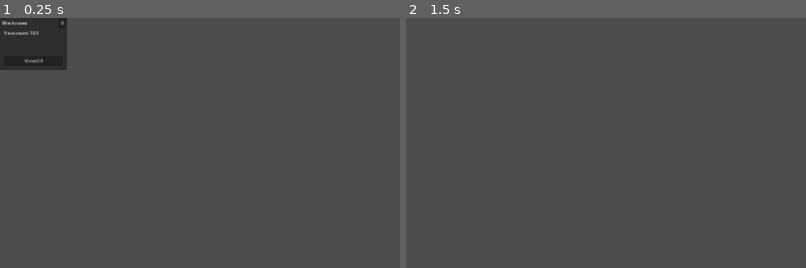
Above: before the commit, frames 1-2 (left to right).
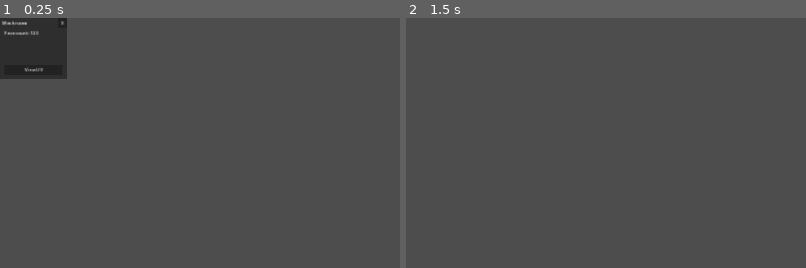
Above: after the commit, the same moments.

Repository: AllenDang/model_explorer_godot4
Game: Godot game, scene res://scene/MeshInfo.tscn
Two runs of this game, one before a commit and one after it. Both use one fixed random seed, a clock stepped at 60 frames per second and the inputs below. This scene is started directly instead of the project's main scene.
Inputs (mouse positions are % of the whole screen's width and height, from its top left):
- Up to frame 1 (0.25 s): no input
- Up to frame 2 (1.5 s): click "X" at 0.5 s; tap Enter at 1.25 s; move the mouse to (72, 45) at 1.27 s; hold Escape (close_popup) from 1.28 s (still down); tap E (explode_meshes) at 1.35 s; click (72, 45) at 1.42 s
The pictures show only the part of the screen within x 0-50%, y 0-50%; the shares and areas given below are measured in that part.

The runs differ from the first frame. In frame 1, 0.6% of the frame differs, in the area x 0-17%, y 16-25%; in frame 2, nothing differs.
Error in both runs: Invalid access to property or key 'name' on a base object of type 'Nil'. (res://scene/MeshInfo.gd:21)

Commit message:
Show position in mesh info window

Diff:
--- a/scene/MeshInfo.gd
+++ b/scene/MeshInfo.gd
@@ -1,9 +1,9 @@
 extends PanelContainer
 
-@onready var InfoTree:Tree = $VBoxContainer/Tree
 @onready var CloseButton:Button = $VBoxContainer/HBoxContainer/Button
 @onready var TitleLabel:Label = $VBoxContainer/HBoxContainer/MarginContainer/Label
 @onready var LbFaceCount:Label = $VBoxContainer/MarginContainer/VBoxContainer/LbFaceCount
+@onready var LbPos:Label = $VBoxContainer/MarginContainer/VBoxContainer/LbPos
 @onready var LbSize:Label = $VBoxContainer/MarginContainer/VBoxContainer/LbSize
 @onready var LbBBox:Label = $VBoxContainer/MarginContainer/VBoxContainer/LbBBox
 @onready var BtnViewUV:Button = $VBoxContainer/MarginContainer/VBoxContainer/BtnViewUV
@@ -25,6 +25,8 @@
 	TitleLabel.text = shortName
 	LbFaceCount.text = "Face count: %d" % MeshExt.face_count(_mesh.mesh)
 
+	LbPos.text = "Pos: %s" % _mesh.position
+
 	var aabbSize = _mesh.mesh.get_aabb().size
 	LbBBox.text = "BBox: [%.2f %.2f %.2f]" % [aabbSize.x, aabbSize.y, aabbSize.z]
 	LbSize.text = "Size: %.2f" % aabbSize.length()
--- a/scene/MeshInfo.tscn
+++ b/scene/MeshInfo.tscn
@@ -9,7 +9,7 @@
 
 [node name="VBoxContainer" type="VBoxContainer" parent="."]
 offset_right = 241.0
-offset_bottom = 167.0
+offset_bottom = 194.0
 
 [node name="HBoxContainer" type="HBoxContainer" parent="VBoxContainer"]
 offset_right = 241.0
@@ -38,7 +38,7 @@
 [node name="MarginContainer" type="MarginContainer" parent="VBoxContainer"]
 offset_top = 36.0
 offset_right = 241.0
-offset_bottom = 167.0
+offset_bottom = 194.0
 theme_override_constants/margin_left = 16
 theme_override_constants/margin_right = 16
 theme_override_constants/margin_bottom = 16
@@ -46,25 +46,30 @@
 [node name="VBoxContainer" type="VBoxContainer" parent="VBoxContainer/MarginContainer"]
 offset_left = 16.0
 offset_right = 225.0
-offset_bottom = 115.0
+offset_bottom = 142.0
 
 [node name="LbFaceCount" type="Label" parent="VBoxContainer/MarginContainer/VBoxContainer"]
 offset_right = 209.0
 offset_bottom = 26.0
 text = "Face count: 123"
 
-[node name="LbBBox" type="Label" parent="VBoxContainer/MarginContainer/VBoxContainer"]
+[node name="LbPos" type="Label" parent="VBoxContainer/MarginContainer/VBoxContainer"]
 offset_top = 30.0
 offset_right = 209.0
 offset_bottom = 53.0
 
-[node name="LbSize" type="Label" parent="VBoxContainer/MarginContainer/VBoxContainer"]
+[node name="LbBBox" type="Label" parent="VBoxContainer/MarginContainer/VBoxContainer"]
 offset_top = 57.0
 offset_right = 209.0
 offset_bottom = 80.0
 
-[node name="BtnViewUV" type="Button" parent="VBoxContainer/MarginContainer/VBoxContainer"]
+[node name="LbSize" type="Label" parent="VBoxContainer/MarginContainer/VBoxContainer"]
 offset_top = 84.0
 offset_right = 209.0
-offset_bottom = 115.0
+offset_bottom = 107.0
+
+[node name="BtnViewUV" type="Button" parent="VBoxContainer/MarginContainer/VBoxContainer"]
+offset_top = 111.0
+offset_right = 209.0
+offset_bottom = 142.0
 text = "View UV"
